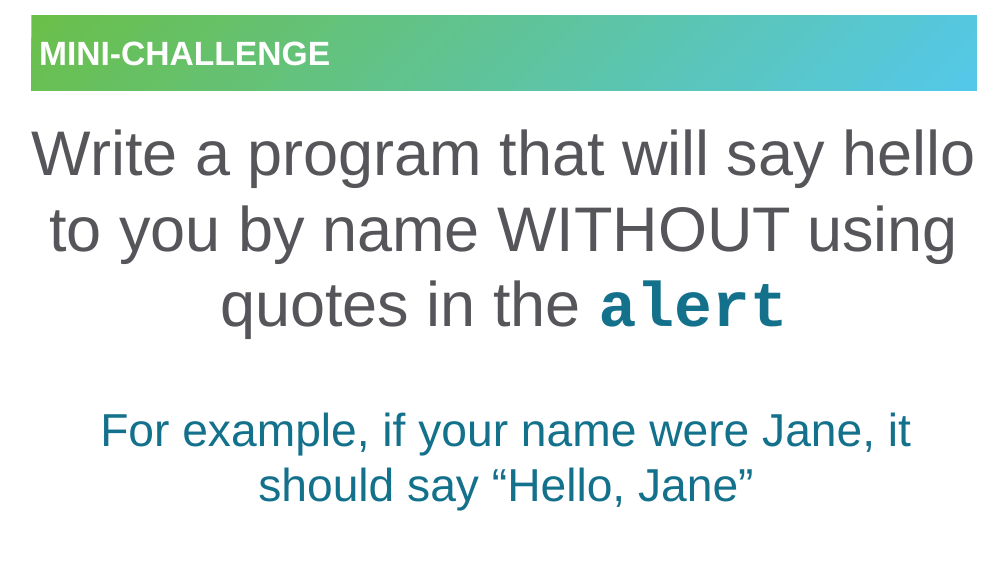
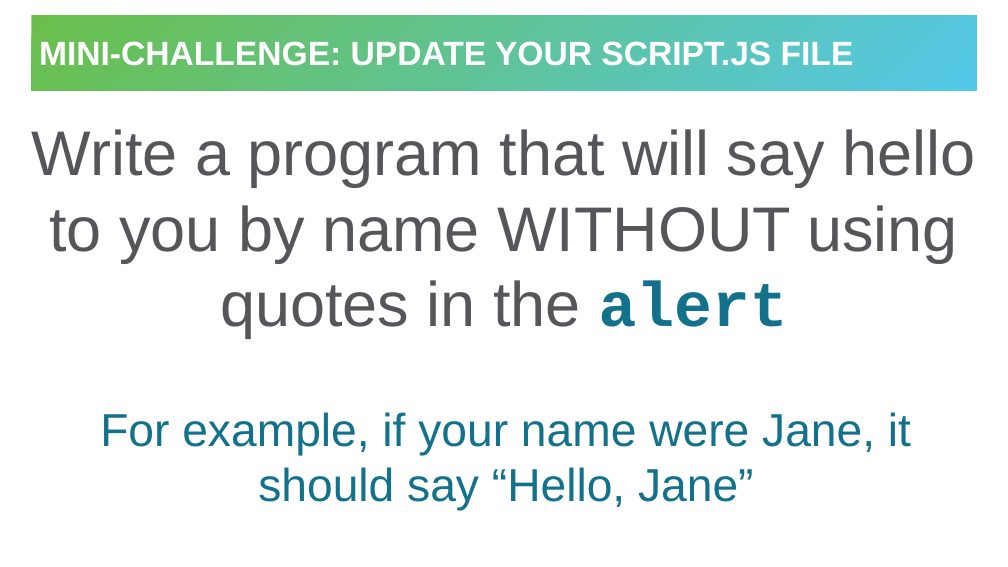
Before and after one commit to hytechclub/web-102, a slide deck: slide 7 of IntroToJS/JavaScriptVariables.pptx. Drawn at 1008x567 pixels with LibreOffice and Linux fonts; fonts in the diff are those of the drawing. Boxes give left, top, right and bottom in pixels: in the first picture for what was removed or moved away, otherwise in the second. Text is boxed around its words. In the diff, an @@ line names an element or a change of style, - is before the commit and + after.

```diff
--- a/IntroToJS/JavaScriptVariables.pptx
+++ b/IntroToJS/JavaScriptVariables.pptx
@@ title at <box>39,41,854,66</box>: text changed @@
-MINI-CHALLENGE
+MINI-CHALLENGE: UPDATE YOUR SCRIPT.JS FILE
```
Also in this commit, not shown: 1 other slide changed, 2 other files.
